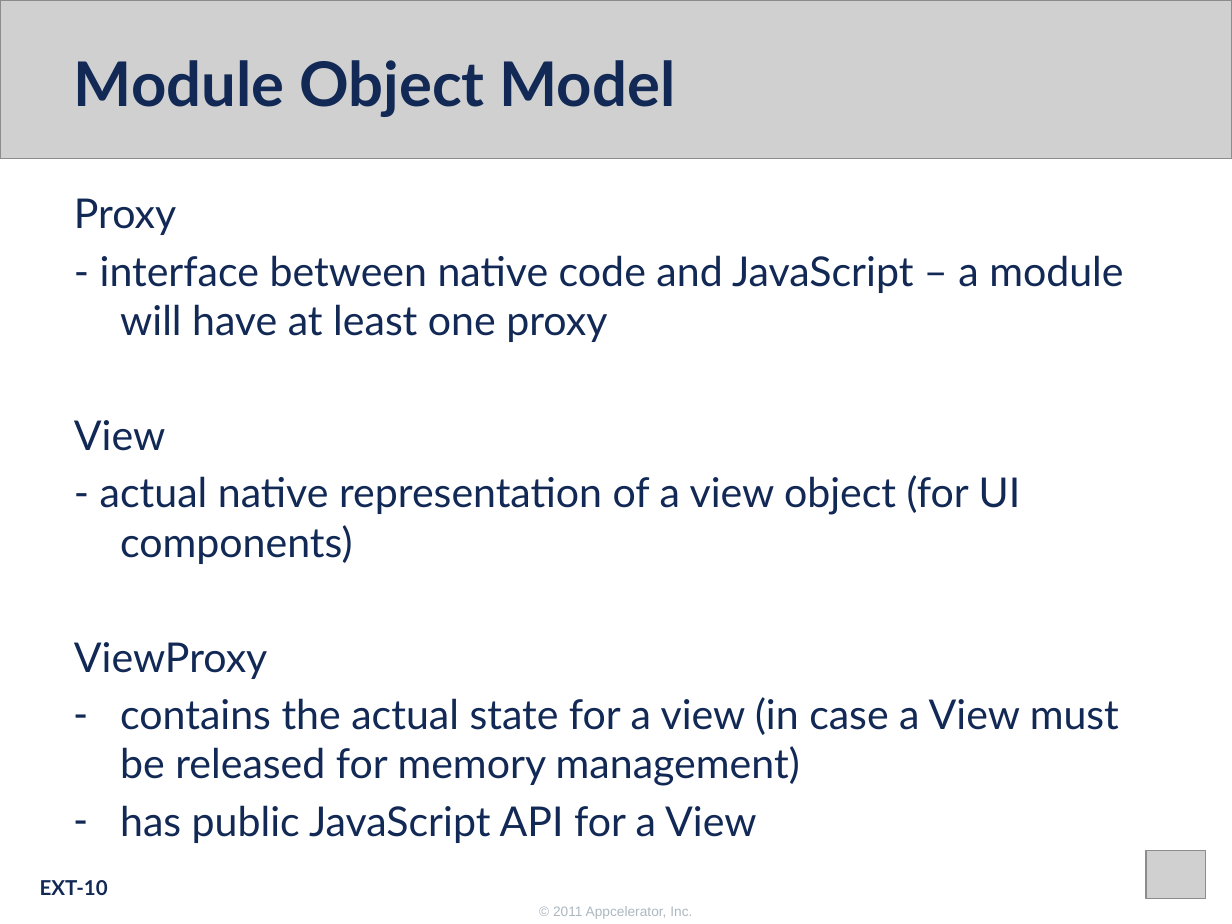
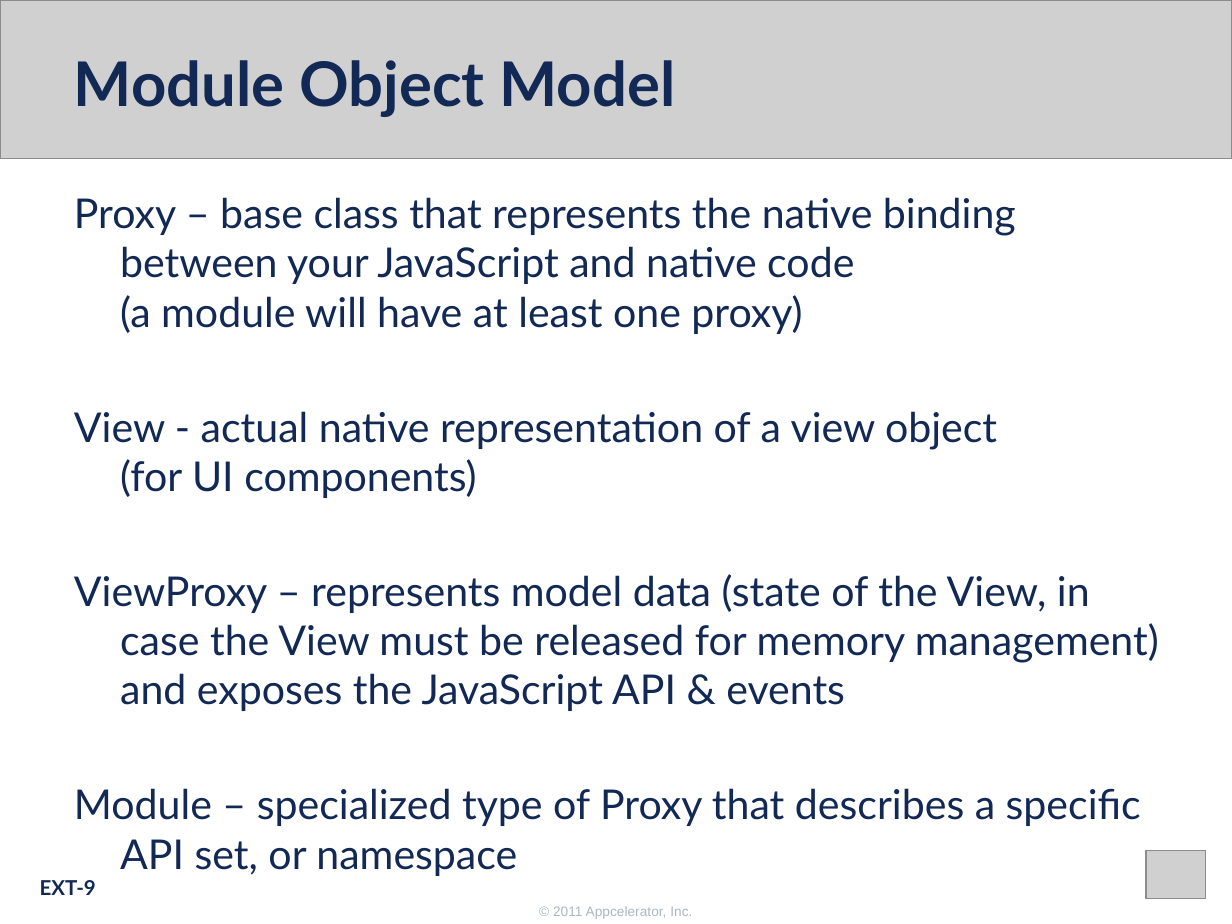
Before and after one commit to appcelerator-forks/appcelerator-training.tcmd_certification, a slide deck: slide 9 of 370.pptx (slide 10 before the commit). Drawn at 1232x924 pixels with LibreOffice and Linux fonts; fonts in the diff are those of the drawing; grey boxes stand for pictures; background and template pictures are left out. Boxes give left, top, right and bottom in pixels: in the first picture for what was removed or moved away, otherwise in the second. Text is boxed around its words. In the diff, an @@ line names an element or a change of style, - is before the commit and + after.

Commit message:
Better explanation of how to expose properties, methods, etc

```diff
--- a/370.pptx
+++ b/370.pptx
@@ text at [74, 197, 1159, 869]: text changed @@
-Proxy
-- interface between native code and JavaScript – a module will have at least one proxy
-View
-- actual native representation of a view object (for UI components)
-ViewProxy
-– contains the actual state for a view (in case a View must be released for memory management)
-– has public JavaScript API for a View
+Proxy – base class that represents the native binding between your JavaScript and native code
+(a module will have at least one proxy)
+View - actual native representation of a view object
+(for UI components)
+ViewProxy – represents model data (state of the View, in case the View must be released for memory management) and exposes the JavaScript API & events
+Module – specialized type of Proxy that describes a specific API set, or namespace
@@ page number at [40, 880, 96, 895]: text changed @@
-EXT-10
+EXT-9
```
Also in this commit, not shown: 6 other slides changed, 1 slide removed.
